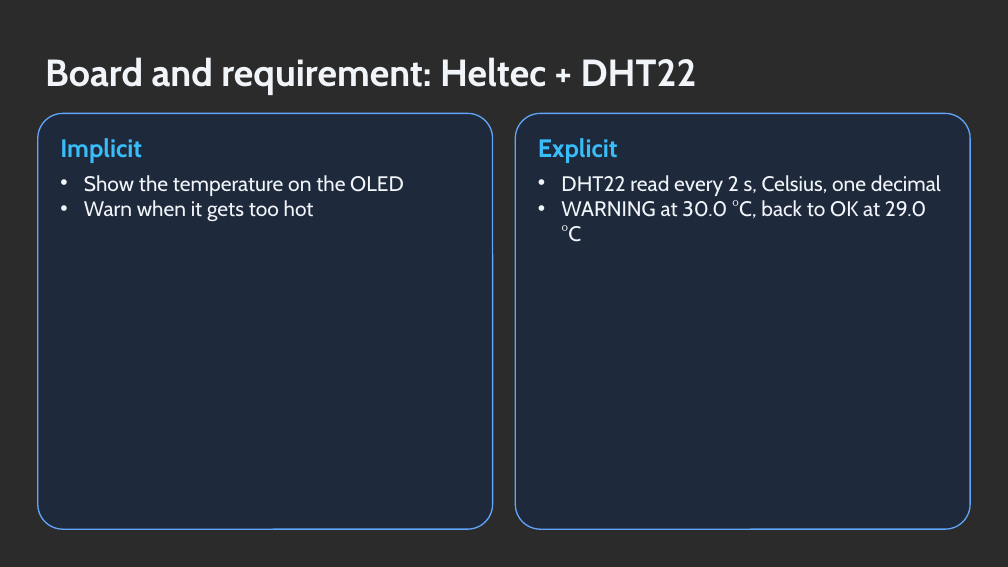
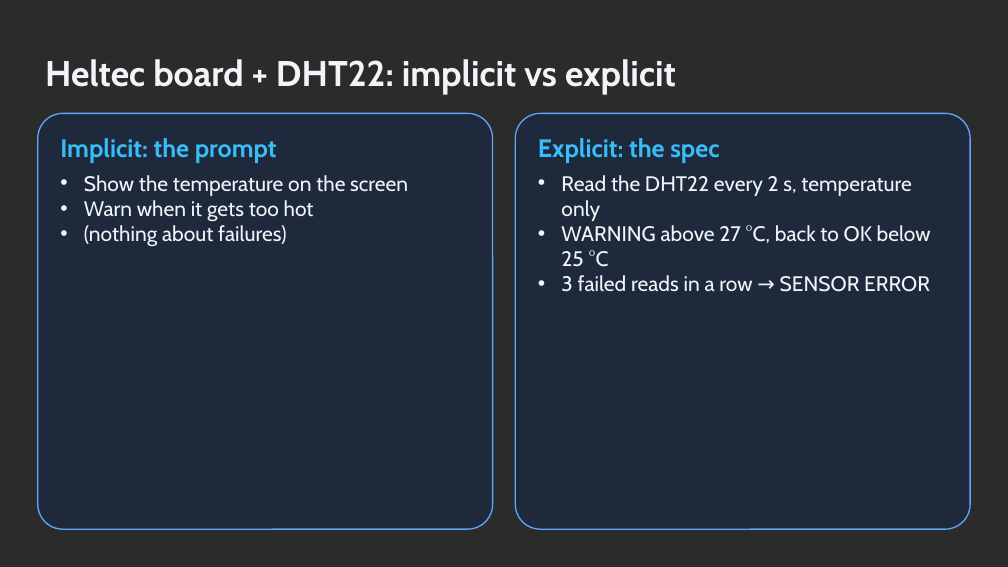
Before and after one commit to ronyronen/speckit-claude-presentation, a slide deck: slide 14 of presentation/speckit-workshop.pptx. Drawn at 1008x567 pixels with LibreOffice and Linux fonts; fonts in the diff are those of the drawing; background and template pictures are left out; a plain dark background stands for a picture behind light text. Boxes give left, top, right and bottom in pixels: in the first picture for what was removed or moved away, otherwise in the second. Text is boxed around its words. In the diff, an @@ line names an element or a change of style, - is before the commit and + after.

```diff
--- a/presentation/speckit-workshop.pptx
+++ b/presentation/speckit-workshop.pptx
@@ text at (45, 59, 676, 94): text changed; size 36 to 34 pt @@
-Board and requirement: Heltec + DHT22
+Heltec board + DHT22: implicit vs explicit
@@ text at (60, 138, 277, 163): text changed @@
-Implicit
+Implicit: the prompt
@@ text at (538, 138, 719, 163): text changed @@
-Explicit
+Explicit: the spec
@@ text at (84, 175, 408, 196): text changed @@
-• Show the temperature on the OLED
+• Show the temperature on the screen
@@ text at (561, 175, 931, 292): text changed @@
-• DHT22 read every 2 s, Celsius, one decimal
-• WARNING at 30.0 °C, back to OK at 29.0 °C
+• Read the DHT22 every 2 s, temperature only
+• WARNING above 27 °C, back to OK below 25 °C
+• 3 failed reads in a row → SENSOR ERROR
@@ text at (84, 225, 286, 247): paragraph added @@
+• (nothing about failures)
```
Also in this commit, not shown: 27 other slides changed, 3 slides added, 3 slides removed, 2 other files.
